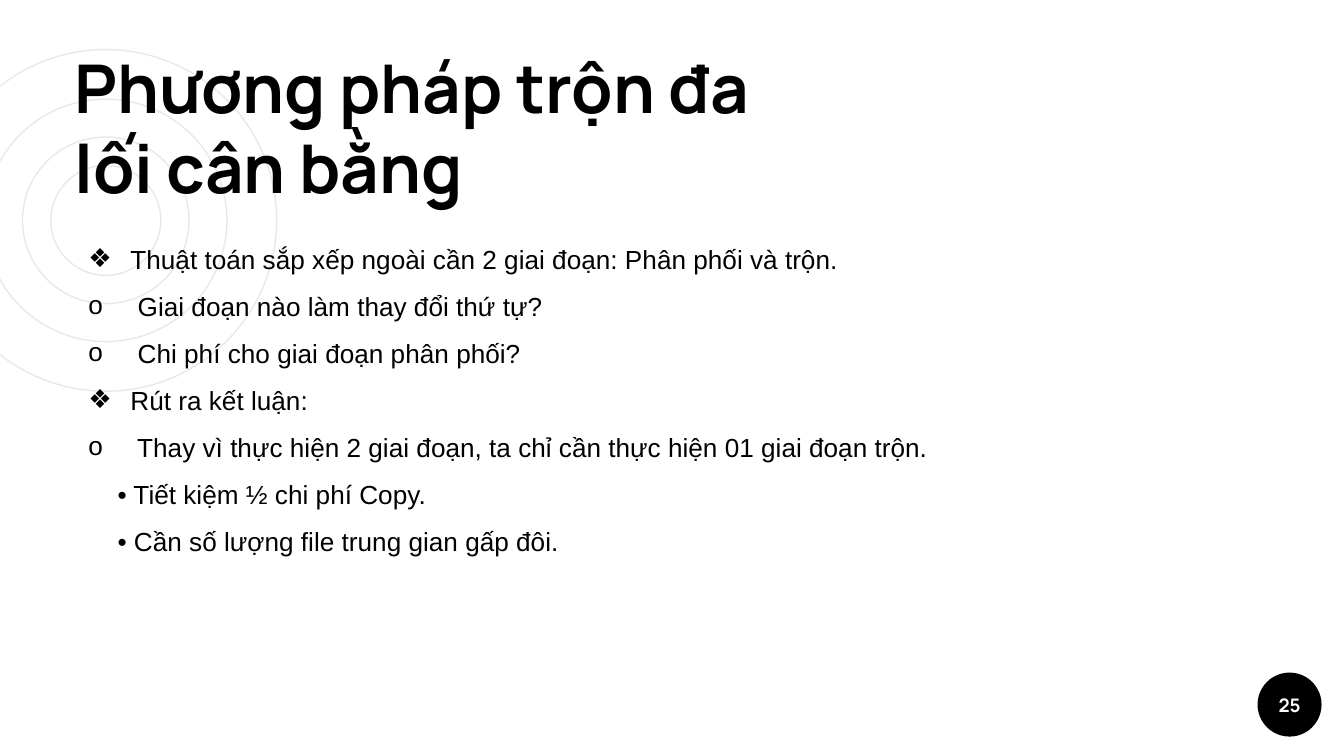
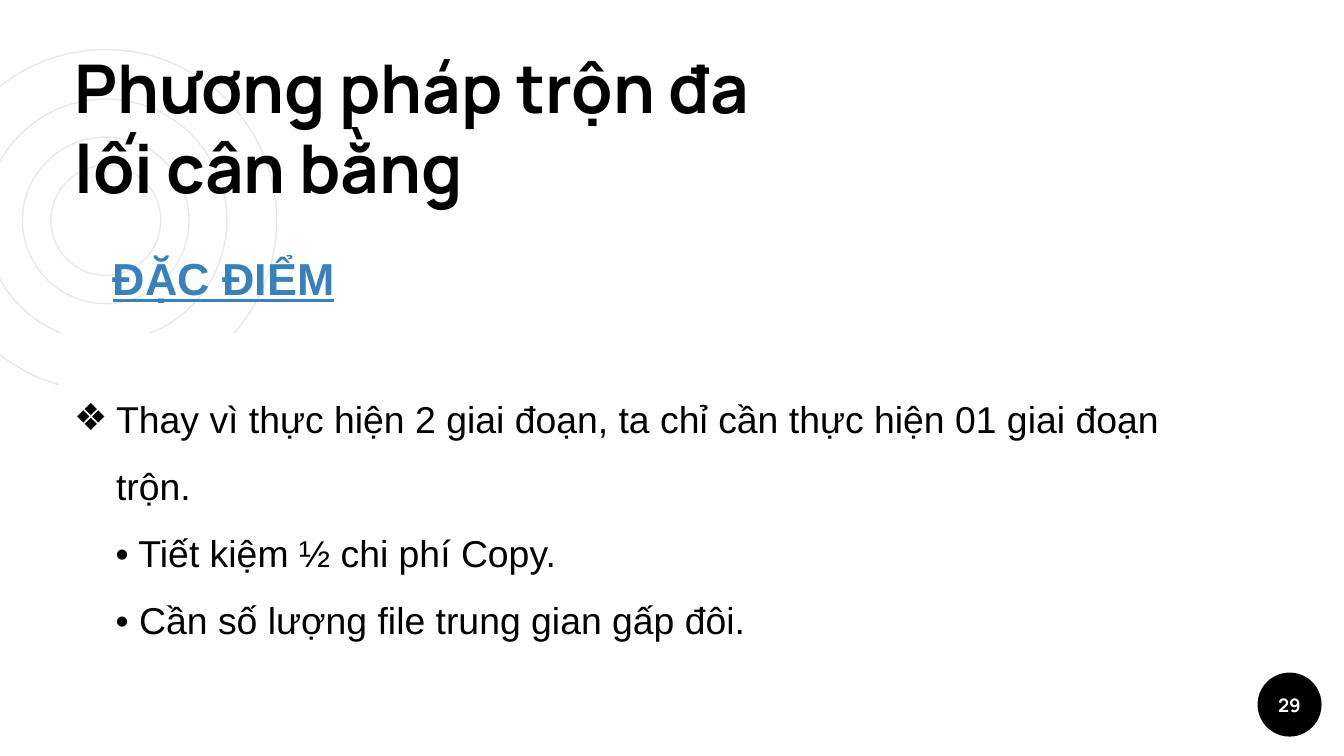
Before and after one commit to Nhatthanh1/CS523_N05, a slide deck: slide 29 of ExternalSort/ESshow.pptx (slide 25 before the commit). Drawn at 1344x756 pixels with LibreOffice and Linux fonts; fonts in the diff are those of the drawing. Boxes give left, top, right and bottom in pixels: in the first picture for what was removed or moved away, otherwise in the second. Text is boxed around its words. In the diff, an @@ line names an element or a change of style, - is before the commit and + after.

```diff
--- a/ExternalSort/ESshow.pptx
+++ b/ExternalSort/ESshow.pptx
@@ text added at (x1=113, y1=260, x2=334, y2=303), 24 pt, text #3A81BA, bold, underline @@
+ĐẶC ĐIỂM
@@ text in rectangle at (x1=130, y1=248, x2=837, y2=414): paragraphs removed @@
-❖ Thuật toán sắp xếp ngoài cần 2 giai đoạn: Phân phối và trộn.
-o Giai đoạn nào làm thay đổi thứ tự?
-o Chi phí cho giai đoạn phân phối?
-❖ Rút ra kết luận:
@@ rectangle "Thay vì thực hiện 2 ..." resized from (x1=130, y1=248, x2=927, y2=557) to (x1=60, y1=336, x2=1243, y2=668) @@
@@ rectangle "Thay vì thực hiện 2 ..." at (x1=60, y1=336, x2=1243, y2=668): size 14 to 20 pt; bullet o to ❖; fill none to #FFFFFF; outline none to #FFFFFF 2 pt @@
@@ page number at (x1=1278, y1=698, x2=1301, y2=713): text changed @@
-25
+29
```
Also in this commit, not shown: 6 other slides changed, 11 slides added, 1 slide removed.
